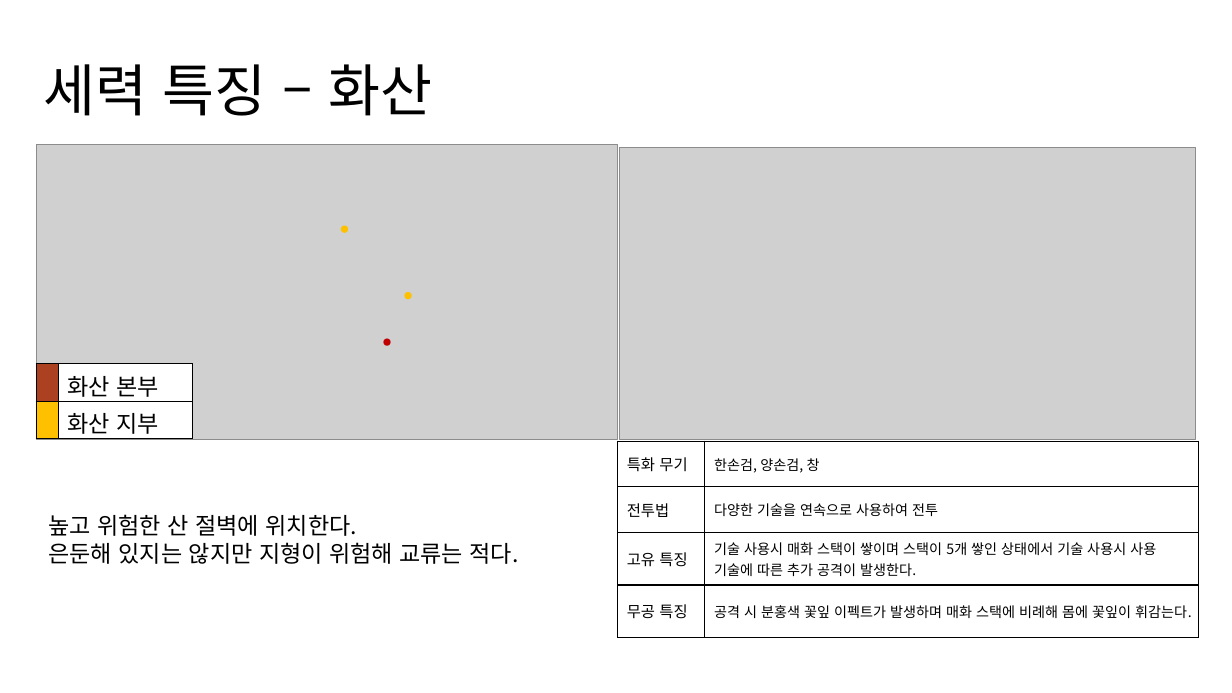
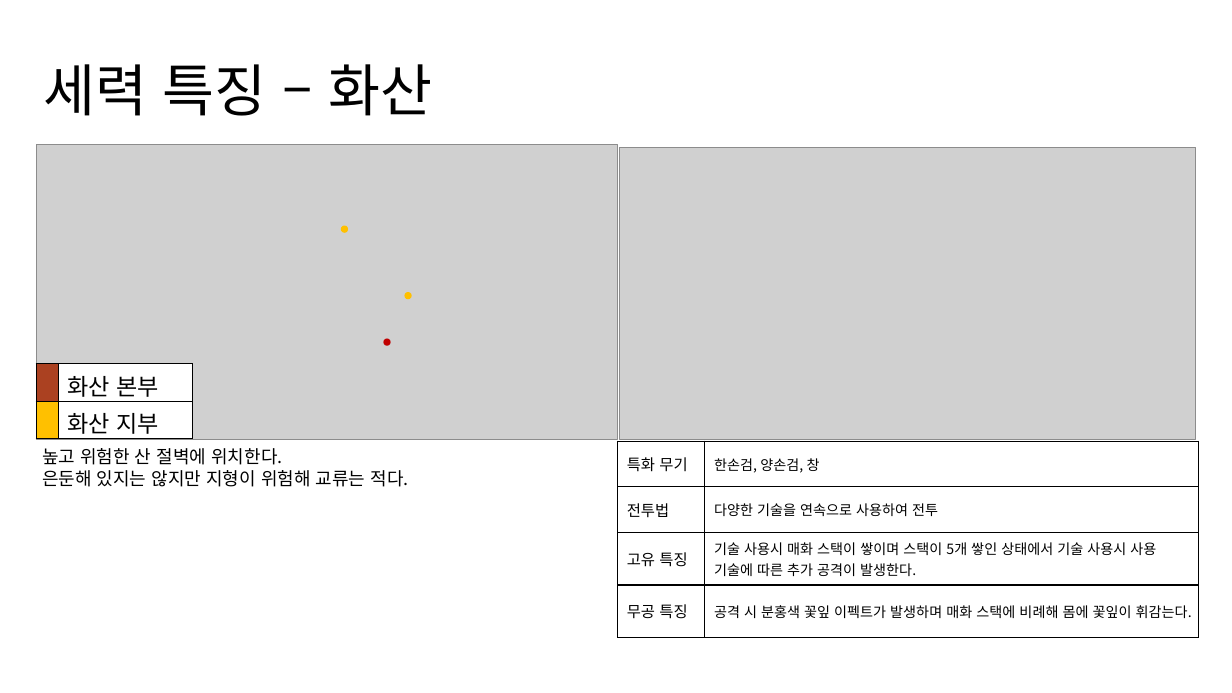
Before and after one commit to yjk0401/unityenginebasic_9th, a slide deck: slide 13 of 기획/세력 기획서.pptx (slide 10 before the commit). Drawn at 1232x693 pixels with LibreOffice and Linux fonts; fonts in the diff are those of the drawing; grey boxes stand for pictures. Boxes give left, top, right and bottom in pixels: in the first picture for what was removed or moved away, otherwise in the second. Text is boxed around its words. In the diff, an @@ line names an element or a change of style, - is before the commit and + after.

```diff
--- a/기획/세력 기획서.pptx
+++ b/기획/세력 기획서.pptx
@@ text "높고 위험한 산 절벽에 위치한다.": place and size @@
-text "높고 위험한 산 절벽에 위치한다." at [48, 514, 519, 564]
+text "높고 위험한 산 절벽에 위치한다." at [42, 448, 409, 487]
@@ text "높고 위험한 산 절벽에 위치한다." at [42, 448, 409, 487]: size 18 to 14 pt @@
```
Also in this commit, not shown: 12 other slides changed, 4 slides added, 4 other files.
